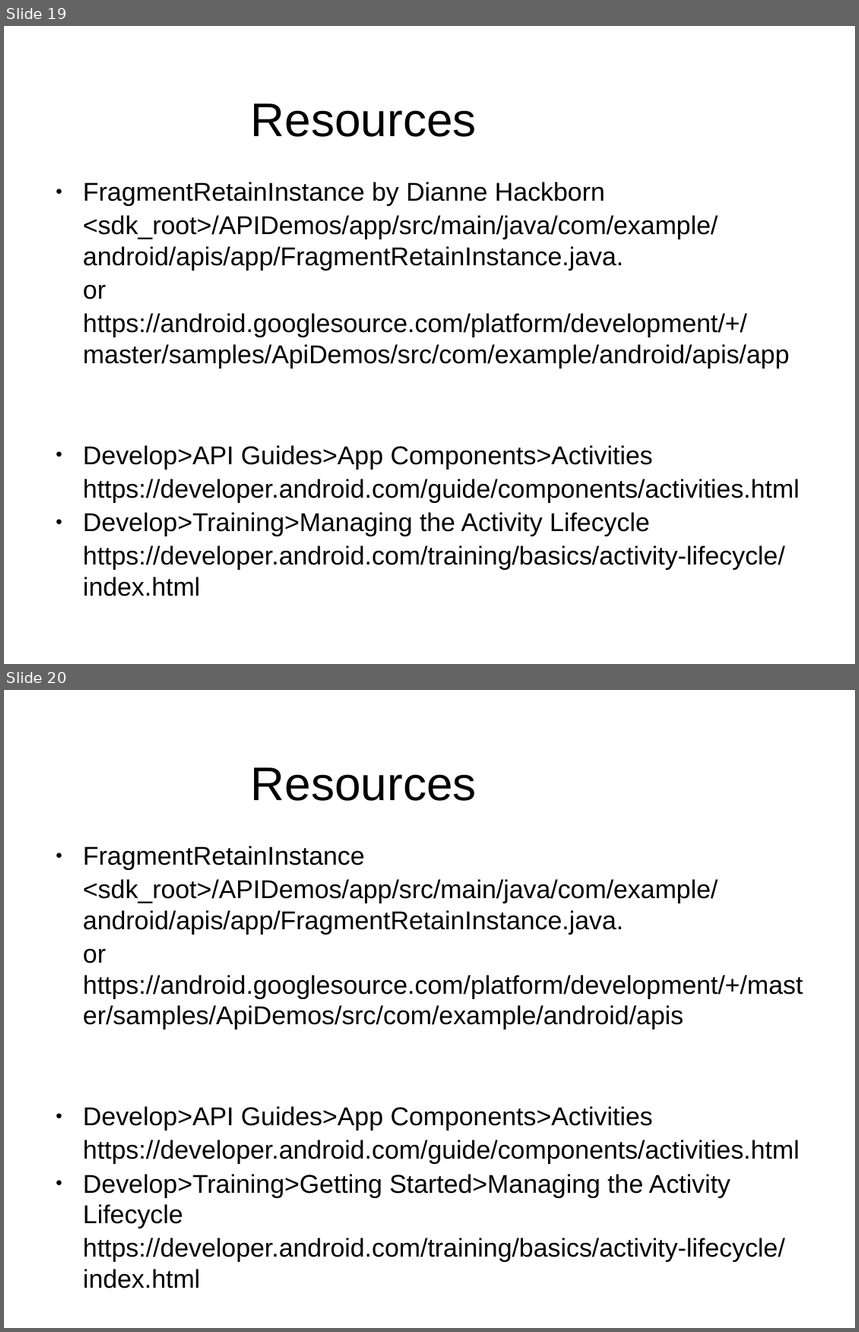
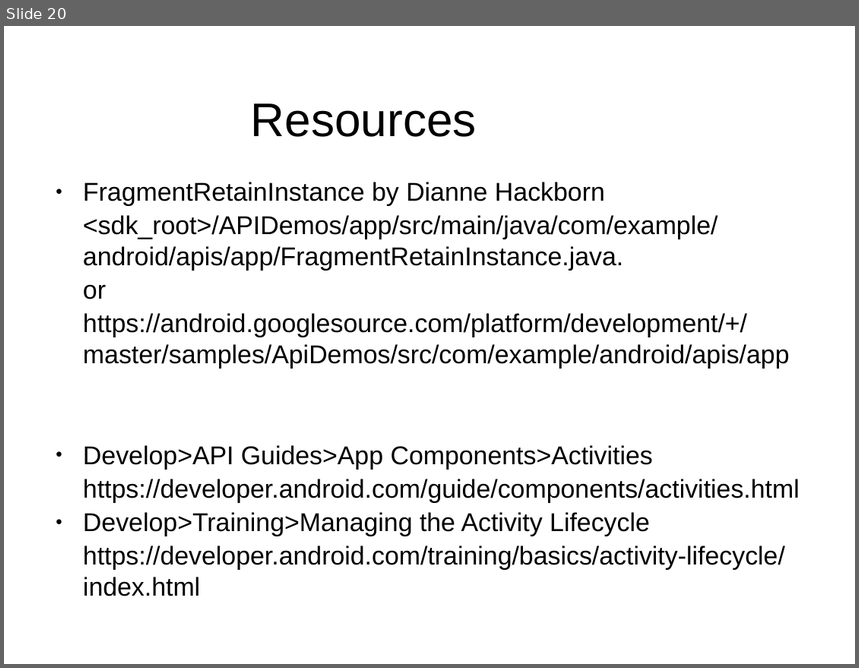
Before and after one commit to flocela/RFragmentWithThread, a slide deck: RFragmentWithThread.odp. Shown one above the other, each under a label of ours: slides 19 and 20 before the commit, slide 20 after it. The pictures are 859x1332 and 859x668 pixels, drawn with LibreOffice and Linux fonts; fonts in the diff are those of the drawing. Boxes give left, top, right and bottom in pixels: in the first picture for what was removed or moved away, otherwise in the second. Text is boxed around its words. In the diff, an @@ line names an element or a change of style, - is before the commit and + after.

```diff
--- a/RFragmentWithThread.odp
+++ b/RFragmentWithThread.odp
@@ slide 20 removed at (4, 690, 855, 1328), background #FFFFFF @@
@@ title removed at (251, 768, 477, 801) @@
-Resources
@@ text removed at (83, 846, 804, 1262) @@
-● FragmentRetainInstance
-<sdk_root>/APIDemos/app/src/main/java/com/example/android/apis/app/FragmentRetainInstance.java.
-or https://android.googlesource.com/platform/development/+/master/samples/ApiDemos/src/com/example/android/apis
-● Develop>API Guides>App Components>Activities
-https://developer.android.com/guide/components/activities.html
-● Develop>Training>Getting Started>Managing the Activity Lifecycle
-https://developer.android.com/training/basics/activity-lifecycle/index.html
@@ what was slide 19 is now slide 20 @@
```
Also in this commit, not shown: 2 slides changed, 3 slides added, 1 other file.
